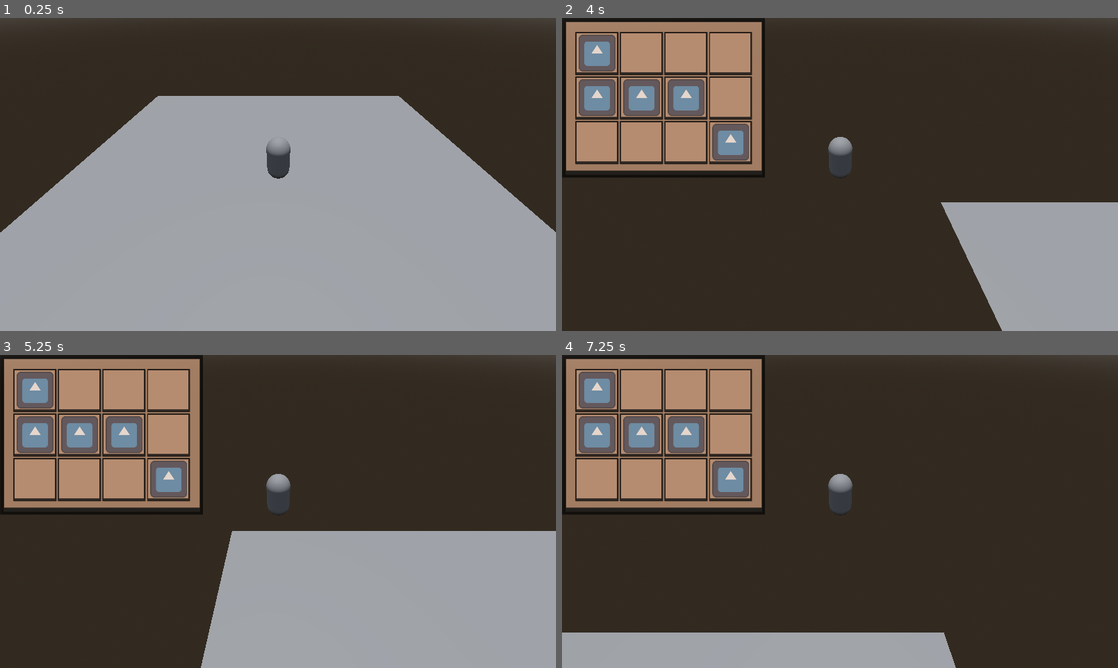
Above: before the commit, frames 1-4 (two rows, left to right).
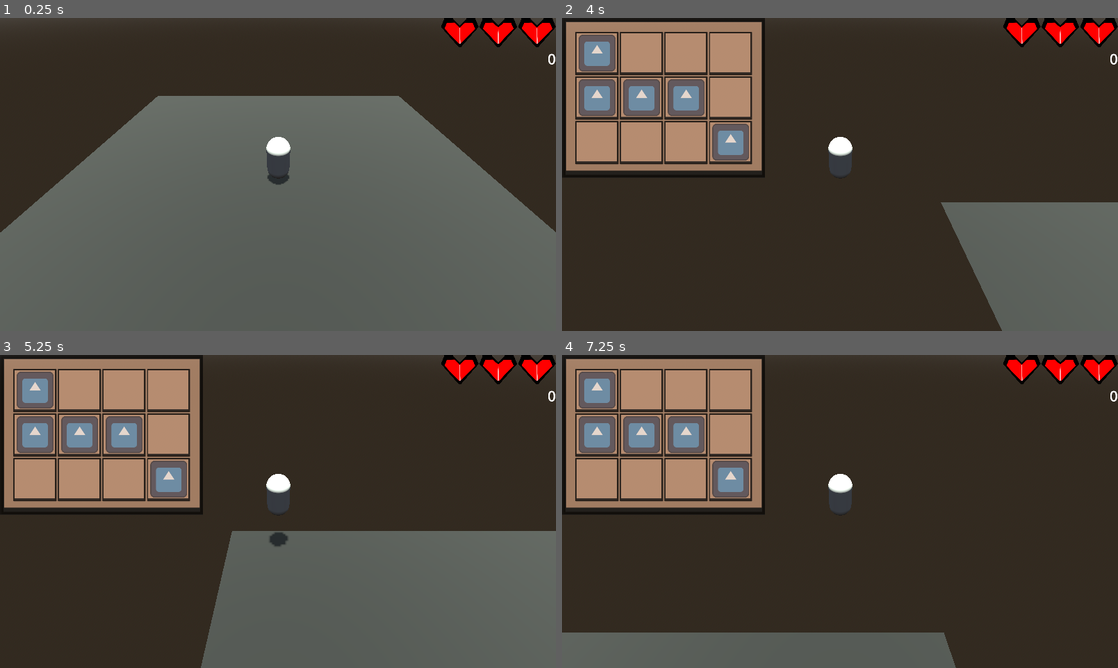
Above: after the commit, the same moments.

Repository: Alexoga9/3D3HJam
Game: Godot game, scene res://Nodes/Piso.tscn
The game is run twice, just before and just after one commit, with the same random seed, the same clock (stepped at 60 frames per second) and the same inputs. The engine's default icon, where the game draws it, is replaced by a stand-in: a white triangle on a blue panel in a dark square.
Inputs:
- Up to frame 1 (0.25 s): no input
- Up to frame 2 (4 s): hold W (arriba) 0.53-2.03 s; tap Tab (tab) every 0.75 s from 0.6 to 3.6 s; tap Space (salto) at 0.77, 1.52, 3.02, 3.77 s; hold A (izquierda) 2.03-3.53 s; hold S (abajo) from 3.53 s (still down)
- Up to frame 3 (5.25 s): release S (abajo) at 4.28 s; hold D (derecha) 4.28-5.03 s; tap Tab (tab) at 4.35, 5.1 s; tap Space (salto) at 4.52 s; hold W (arriba) from 5.03 s (still down)
- Up to frame 4 (7.25 s): release W (arriba) at 5.78 s; hold D (derecha) from 5.78 s (still down); tap Tab (tab) at 5.85, 6.6 s; tap Space (salto) at 6.02, 6.77 s

The runs differ from the first frame. In frame 1, 64% of the frame differs, in the area x 0-100%, y 0-100%; in frame 2, 12%; in frame 3, 28%; in frame 4, 9.3%.

Commit message:
Game over
Vida, un enemigo.
tambien luces de dia y noche

Diff:
--- /dev/null
+++ b/Assets/Corazon.svg
@@ -0,0 +1,59 @@
+<?xml version="1.0" encoding="UTF-8" standalone="no"?>
+<!-- Created with Inkscape (http://www.inkscape.org/) -->
+
+<svg
+   width="155.10992mm"
+   height="118.65038mm"
+   viewBox="0 0 155.10992 118.65038"
+   version="1.1"
+   id="svg1"
+   xmlns:inkscape="http://www.inkscape.org/namespaces/inkscape"
+   xmlns:sodipodi="http://sodipodi.sourceforge.net/DTD/sodipodi-0.dtd"
+   xmlns="http://www.w3.org/2000/svg"
+   xmlns:svg="http://www.w3.org/2000/svg">
+  <sodipodi:namedview
+     id="namedview1"
+     pagecolor="#ffffff"
+     bordercolor="#000000"
+     borderopacity="0.25"
+     inkscape:showpageshadow="2"
+     inkscape:pageopacity="0.0"
+     inkscape:pagecheckerboard="0"
+     inkscape:deskcolor="#d1d1d1"
+     inkscape:document-units="mm" />
+  <defs
+     id="defs1" />
+  <g
+     inkscape:label="Capa 1"
+     inkscape:groupmode="layer"
+     id="layer1"
+     transform="translate(-26.036942,-24.866781)">
+    <path
+       style="fill:#000000;stroke:#1a1a1a;stroke-width:0.339645;stroke-opacity:0"
+       d="m 103.74447,52.693867 27.37564,-27.319335 36.29578,0.337277 13.53402,33.053024 -73.82194,84.318947 z"
+       id="path1-8" />
+    <path
+       style="fill:#000000;stroke:#1a1a1a;stroke-width:0.339645;stroke-opacity:0"
+       d="M 103.43933,52.356591 76.063698,25.037256 39.767918,25.374533 26.233899,58.427557 100.05583,142.7465 Z"
+       id="path2-9" />
+    <path
+       style="fill:#000000;stroke:#1a1a1a;stroke-width:0.339645;stroke-opacity:0"
+       d="m 103.01394,51.977158 2.19158,2.065813 2.03779,88.914329 -7.305287,-0.29511 z"
+       id="path3-2" />
+    <path
+       style="fill:#ff0000;stroke:#1a1a1a;stroke-width:0.264583;stroke-opacity:0"
+       d="m 103.62536,61.221759 22.33089,-20.323616 29.60724,0.25091 11.03999,24.589067 -60.21813,62.72721 z"
+       id="path1"
+       sodipodi:insensitive="true" />
+    <path
+       style="fill:#ff0000;stroke:#1a1a1a;stroke-width:0.264583;stroke-opacity:0"
+       d="M 103.37645,60.97085 81.045564,40.647234 51.438324,40.898144 40.398337,65.487211 100.61646,128.21442 Z"
+       id="path2"
+       sodipodi:insensitive="true" />
+    <path
+       style="fill:#ffaaaa;stroke:#1a1a1a;stroke-width:0.264583;stroke-opacity:0"
+       d="m 103.02945,60.688579 1.78772,1.536816 1.66227,66.145845 -5.95908,-0.21954 z"
+       id="path3"
+       sodipodi:insensitive="true" />
+  </g>
+</svg>
--- /dev/null
+++ b/Nodes/Comercio/area_comercio.tscn
@@ -0,0 +1,66 @@
+[gd_scene load_steps=4 format=3 uid="uid://cofrf78pdk75a"]
+
+[ext_resource type="Script" path="res://Scripts/Comercio/area_comercio.gd" id="1_a55f1"]
+[ext_resource type="PackedScene" uid="uid://c16y74jvw0a2o" path="res://Nodes/Comercio/casilla_compra.tscn" id="2_v1dxl"]
+
+[sub_resource type="BoxShape3D" id="BoxShape3D_pkpkw"]
+
+[node name="Area_comercio" type="Node3D"]
+script = ExtResource("1_a55f1")
+
+[node name="Area3D" type="Area3D" parent="."]
+
+[node name="CollisionShape3D" type="CollisionShape3D" parent="Area3D"]
+shape = SubResource("BoxShape3D_pkpkw")
+
+[node name="Panel" type="Panel" parent="."]
+anchors_preset = 8
+anchor_left = 0.5
+anchor_top = 0.5
+anchor_right = 0.5
+anchor_bottom = 0.5
+offset_left = -894.0
+offset_top = -503.0
+offset_right = -619.0
+offset_bottom = 382.0
+grow_horizontal = 2
+grow_vertical = 2
+
+[node name="GridContainer" type="GridContainer" parent="Panel"]
+layout_mode = 1
+anchors_preset = 15
+anchor_right = 1.0
+anchor_bottom = 1.0
+grow_horizontal = 2
+grow_vertical = 2
+columns = 2
+
+[node name="Casilla_compra" parent="Panel/GridContainer" instance=ExtResource("2_v1dxl")]
+layout_mode = 2
+precio = 1
+
+[node name="Casilla_compra2" parent="Panel/GridContainer" instance=ExtResource("2_v1dxl")]
+layout_mode = 2
+precio = 20
+
+[node name="Casilla_compra3" parent="Panel/GridContainer" instance=ExtResource("2_v1dxl")]
+layout_mode = 2
+
+[node name="Casilla_compra4" parent="Panel/GridContainer" instance=ExtResource("2_v1dxl")]
+layout_mode = 2
+precio = 100
+
+[node name="Casilla_compra5" parent="Panel/GridContainer" instance=ExtResource("2_v1dxl")]
+layout_mode = 2
+
+[node name="Casilla_compra6" parent="Panel/GridContainer" instance=ExtResource("2_v1dxl")]
+layout_mode = 2
+
+[node name="Casilla_compra7" parent="Panel/GridContainer" instance=ExtResource("2_v1dxl")]
+layout_mode = 2
+
+[node name="Casilla_compra8" parent="Panel/GridContainer" instance=ExtResource("2_v1dxl")]
+layout_mode = 2
+
+[connection signal="body_entered" from="Area3D" to="." method="_al_personaje_entrar"]
+[connection signal="body_exited" from="Area3D" to="." method="_al_personaje_salir"]
--- /dev/null
+++ b/Nodes/Comercio/casilla_compra.tscn
@@ -0,0 +1,47 @@
+[gd_scene load_steps=3 format=3 uid="uid://c16y74jvw0a2o"]
+
+[ext_resource type="Texture2D" uid="uid://cy3qem3aahpkn" path="res://Assets/icon.svg" id="1_n32gm"]
+[ext_resource type="Script" path="res://Scripts/Comercio/casilla_compra.gd" id="1_y5oun"]
+
+[node name="Casilla_compra" type="Panel"]
+custom_minimum_size = Vector2(130, 130)
+script = ExtResource("1_y5oun")
+
+[node name="ColorRect" type="TextureRect" parent="."]
+layout_mode = 0
+offset_right = 40.0
+offset_bottom = 40.0
+texture = ExtResource("1_n32gm")
+
+[node name="Label" type="Label" parent="ColorRect"]
+layout_mode = 1
+anchors_preset = 3
+anchor_left = 1.0
+anchor_top = 1.0
+anchor_right = 1.0
+anchor_bottom = 1.0
+offset_left = -72.0
+offset_top = -49.0
+offset_right = -4.0
+offset_bottom = 6.0
+grow_horizontal = 0
+grow_vertical = 0
+theme_override_colors/font_color = Color(1, 1, 1, 1)
+theme_override_colors/font_shadow_color = Color(0, 0, 0, 1)
+theme_override_font_sizes/font_size = 40
+text = "88"
+horizontal_alignment = 2
+vertical_alignment = 2
+
+[node name="Button" type="Button" parent="ColorRect"]
+modulate = Color(1, 1, 1, 0.529412)
+layout_mode = 1
+anchors_preset = 15
+anchor_right = 1.0
+anchor_bottom = 1.0
+offset_right = 8.0
+offset_bottom = 8.0
+grow_horizontal = 2
+grow_vertical = 2
+
+[connection signal="pressed" from="ColorRect/Button" to="." method="_al_comprar"]
--- /dev/null
+++ b/Nodes/Enemigos/enemigo.tscn
@@ -0,0 +1,19 @@
+[gd_scene load_steps=4 format=3 uid="uid://5fj2dt3wclcw"]
+
+[ext_resource type="Script" path="res://Scripts/enemigo/enemigo.gd" id="1_qp40m"]
+
+[sub_resource type="BoxShape3D" id="BoxShape3D_knq2w"]
+
+[sub_resource type="SphereMesh" id="SphereMesh_e37si"]
+
+[node name="Enemigo" type="Area3D" groups=["Enemigo"]]
+script = ExtResource("1_qp40m")
+
+[node name="CollisionShape3D" type="CollisionShape3D" parent="."]
+shape = SubResource("BoxShape3D_knq2w")
+
+[node name="MeshInstance3D" type="MeshInstance3D" parent="."]
+transform = Transform3D(0.999991, -0.0035196, 0.00219567, 0.00352381, 0.999992, -0.00192007, -0.00218891, 0.00192777, 0.999996, 0, 0, 0)
+mesh = SubResource("SphereMesh_e37si")
+
+[connection signal="body_entered" from="." to="." method="jugador_entra"]
--- a/Nodes/Piso.tscn
+++ b/Nodes/Piso.tscn
@@ -1,27 +1,20 @@
-[gd_scene load_steps=7 format=3 uid="uid://cb2wsulfok1xm"]
+[gd_scene load_steps=9 format=3 uid="uid://cb2wsulfok1xm"]
 
 [ext_resource type="PackedScene" uid="uid://ratdr4d362uo" path="res://Nodes/personaje.tscn" id="1_t3ne5"]
-
-[sub_resource type="ProceduralSkyMaterial" id="ProceduralSkyMaterial_hxceo"]
-
-[sub_resource type="Sky" id="Sky_0knss"]
-sky_material = SubResource("ProceduralSkyMaterial_hxceo")
-
-[sub_resource type="Environment" id="Environment_j50bh"]
-background_mode = 2
-sky = SubResource("Sky_0knss")
+[ext_resource type="PackedScene" uid="uid://dr1gtr3h7x1pm" path="res://Nodes/UI/ui.tscn" id="2_haoof"]
+[ext_resource type="PackedScene" uid="uid://cofrf78pdk75a" path="res://Nodes/Comercio/area_comercio.tscn" id="2_snnwc"]
+[ext_resource type="PackedScene" uid="uid://by6tlkbm2ld8s" path="res://Nodes/Sistemas/ciclo_dia_noche.tscn" id="3_4tok7"]
+[ext_resource type="PackedScene" uid="uid://5fj2dt3wclcw" path="res://Nodes/Enemigos/enemigo.tscn" id="5_k5p68"]
 
 [sub_resource type="WorldBoundaryShape3D" id="WorldBoundaryShape3D_yplxu"]
 
+[sub_resource type="StandardMaterial3D" id="StandardMaterial3D_ky2p0"]
+albedo_color = Color(0, 0, 0, 1)
+
 [sub_resource type="PlaneMesh" id="PlaneMesh_hh0gt"]
+material = SubResource("StandardMaterial3D_ky2p0")
 
 [node name="3D main" type="Node3D"]
-
-[node name="DirectionalLight3D" type="DirectionalLight3D" parent="."]
-transform = Transform3D(1, 0, 0, 0, -0.017208, 0.999852, 0, -0.999852, -0.017208, 0, 14.6363, 0)
-
-[node name="WorldEnvironment" type="WorldEnvironment" parent="."]
-environment = SubResource("Environment_j50bh")
 
 [node name="CanvasLayer" type="CanvasLayer" parent="."]
 
@@ -30,6 +23,8 @@
 transform = Transform3D(1, 0, 0, 0, 1, 0, 0, 0, 1, 0, 1.3356, 0)
 velocidad_de_movimiento = 10
 velocidad_salto = 6
+
+[node name="UI" parent="Personaje" instance=ExtResource("2_haoof")]
 
 [node name="StaticBody3D" type="StaticBody3D" parent="."]
 
@@ -40,3 +35,12 @@
 transform = Transform3D(10.0363, 0, 0, 0, 1.00363, 0, 0, 0, 10.0363, 0, 0, 0)
 mesh = SubResource("PlaneMesh_hh0gt")
 skeleton = NodePath("../..")
+
+[node name="Area_comercio" parent="." instance=ExtResource("2_snnwc")]
+transform = Transform3D(18.6222, 0, 0, 0, 1.31754, 0, 0, 0, 1.41548, 0, 0.694029, -9.26459)
+
+[node name="CicloDiaNoche" parent="." instance=ExtResource("3_4tok7")]
+transform = Transform3D(1, 0, 0, 0, 1, 0, 0, 0, 1, 0, 36.8133, 0)
+
+[node name="Enemigo" parent="." instance=ExtResource("5_k5p68")]
+transform = Transform3D(1, 0, 0, 0, 1, 0, 0, 0, 1, -9.56829, 1.24155, 0)
--- a/Nodes/Sistemas/ciclo_dia_noche.tscn
+++ b/Nodes/Sistemas/ciclo_dia_noche.tscn
@@ -1,11 +1,40 @@
-[gd_scene load_steps=2 format=3 uid="uid://by6tlkbm2ld8s"]
+[gd_scene load_steps=5 format=3 uid="uid://by6tlkbm2ld8s"]
 
 [ext_resource type="Script" path="res://Scripts/Sistemas/ciclo_dia_noche.gd" id="1_wt0rt"]
+
+[sub_resource type="ProceduralSkyMaterial" id="ProceduralSkyMaterial_gi7o8"]
+
+[sub_resource type="Sky" id="Sky_0knss"]
+sky_material = SubResource("ProceduralSkyMaterial_gi7o8")
+
+[sub_resource type="Environment" id="Environment_i7ns2"]
+background_mode = 2
+sky = SubResource("Sky_0knss")
+adjustment_contrast = 1.35
+adjustment_saturation = 0.01
 
 [node name="CicloDiaNoche" type="Node3D"]
 script = ExtResource("1_wt0rt")
 
 [node name="Timer" type="Timer" parent="."]
-wait_time = 10.0
+wait_time = 180.0
+autostart = true
+
+[node name="Dia" type="DirectionalLight3D" parent="."]
+transform = Transform3D(1, 0, 0, 0, 1.19249e-08, 1, 0, -1, 1.19249e-08, 0, 0, 0)
+light_color = Color(1, 1, 0.886275, 1)
+light_energy = 3.0
+light_indirect_energy = 0.0
+light_volumetric_fog_energy = 16.0
+shadow_enabled = true
+
+[node name="Noche" type="DirectionalLight3D" parent="."]
+transform = Transform3D(1, 0, 0, 0, 1.19249e-08, 1, 0, -1, 1.19249e-08, 0, 0, 0)
+light_color = Color(0.905882, 0.996078, 1, 1)
+light_energy = 2.0
+sky_mode = 1
+
+[node name="WorldEnvironment" type="WorldEnvironment" parent="."]
+environment = SubResource("Environment_i7ns2")
 
 [connection signal="timeout" from="Timer" to="." method="_ciclo_dia_noche"]
--- /dev/null
+++ b/Nodes/UI/ui.tscn
@@ -0,0 +1,96 @@
+[gd_scene load_steps=3 format=3 uid="uid://dr1gtr3h7x1pm"]
+
+[ext_resource type="Texture2D" uid="uid://du263rxq82bwa" path="res://Assets/Corazon.svg" id="1_4u3ac"]
+[ext_resource type="Script" path="res://Scripts/UI/ui.gd" id="1_nolks"]
+
+[node name="UI" type="Control"]
+layout_mode = 3
+anchors_preset = 15
+anchor_right = 1.0
+anchor_bottom = 1.0
+grow_horizontal = 2
+grow_vertical = 2
+script = ExtResource("1_nolks")
+
+[node name="CanvasLayer" type="CanvasLayer" parent="."]
+
+[node name="HBoxContainer" type="HBoxContainer" parent="."]
+custom_minimum_size = Vector2(150, 150)
+layout_mode = 1
+anchors_preset = 1
+anchor_left = 1.0
+anchor_right = 1.0
+offset_left = -596.0
+offset_bottom = 173.0
+grow_horizontal = 0
+
+[node name="VBoxContainer2" type="VBoxContainer" parent="HBoxContainer"]
+layout_mode = 2
+size_flags_horizontal = 10
+alignment = 2
+
+[node name="VBoxContainer" type="HBoxContainer" parent="HBoxContainer/VBoxContainer2"]
+custom_minimum_size = Vector2(100, 100)
+layout_mode = 2
+alignment = 2
+
+[node name="Corazon1" type="TextureRect" parent="HBoxContainer/VBoxContainer2/VBoxContainer"]
+unique_name_in_owner = true
+custom_minimum_size = Vector2(100, 100)
+layout_mode = 2
+texture = ExtResource("1_4u3ac")
+expand_mode = 3
+
+[node name="Corazon2" type="TextureRect" parent="HBoxContainer/VBoxContainer2/VBoxContainer"]
+unique_name_in_owner = true
+custom_minimum_size = Vector2(100, 100)
+layout_mode = 2
+size_flags_horizontal = 4
+texture = ExtResource("1_4u3ac")
+expand_mode = 3
+
+[node name="Corazon3" type="TextureRect" parent="HBoxContainer/VBoxContainer2/VBoxContainer"]
+unique_name_in_owner = true
+custom_minimum_size = Vector2(100, 100)
+layout_mode = 2
+size_flags_horizontal = 4
+texture = ExtResource("1_4u3ac")
+expand_mode = 3
+
+[node name="Coins" type="Label" parent="HBoxContainer/VBoxContainer2"]
+unique_name_in_owner = true
+layout_mode = 2
+theme_override_font_sizes/font_size = 50
+text = "Coins:"
+horizontal_alignment = 2
+
+[node name="ColorRect" type="ColorRect" parent="."]
+unique_name_in_owner = true
+visible = false
+layout_mode = 1
+anchors_preset = 15
+anchor_right = 1.0
+anchor_bottom = 1.0
+grow_horizontal = 2
+grow_vertical = 2
+color = Color(0.259294, 0.259294, 0.259294, 1)
+
+[node name="Game Over" type="Label" parent="."]
+unique_name_in_owner = true
+visible = false
+layout_mode = 1
+anchors_preset = 8
+anchor_left = 0.5
+anchor_top = 0.5
+anchor_right = 0.5
+anchor_bottom = 0.5
+offset_left = -543.0
+offset_top = -136.5
+offset_right = 543.0
+offset_bottom = 136.5
+grow_horizontal = 2
+grow_vertical = 2
+theme_override_colors/font_shadow_color = Color(0, 0, 0, 1)
+theme_override_colors/font_outline_color = Color(0, 0, 0, 1)
+theme_override_font_sizes/font_size = 200
+text = "Game Over"
--- a/Nodes/personaje.tscn
+++ b/Nodes/personaje.tscn
@@ -9,10 +9,11 @@
 
 [sub_resource type="CapsuleShape3D" id="CapsuleShape3D_1me18"]
 
-[node name="Personaje" type="CharacterBody3D"]
+[node name="Personaje" type="CharacterBody3D" groups=["Jugador"]]
 script = ExtResource("1_dkyx7")
 velocidad_de_movimiento = 20
 velocidad_salto = 20
+vida = 3
 inventario = ExtResource("2_mfikh")
 
 [node name="MeshInstance3D" type="MeshInstance3D" parent="."]
--- /dev/null
+++ b/Scripts/Comercio/area_comercio.gd
@@ -0,0 +1,14 @@
+extends Node3D
+
+@onready var panel = $Panel
+
+func _ready():
+	panel.hide()
+
+
+func _al_personaje_entrar(body):
+	panel.show()
+
+
+func _al_personaje_salir(body):
+	panel.hide()
--- /dev/null
+++ b/Scripts/Comercio/casilla_compra.gd
@@ -0,0 +1,15 @@
+extends Panel
+
+@export var precio: int
+@onready var label = $ColorRect/Label
+
+
+# Called when the node enters the scene tree for the first time.
+func _ready():
+	label.text = str(precio)
+
+
+
+func _al_comprar():
+	if Global.dinero >= precio:
+		Global.dinero = Global.dinero - precio
--- a/Scripts/Sistemas/ciclo_dia_noche.gd
+++ b/Scripts/Sistemas/ciclo_dia_noche.gd
@@ -1,7 +1,10 @@
 extends Node3D
 
-@export var ciclo_diurno = WorldEnvironment
-# Called when the node enters the scene tree for the first time.
+@onready var dia = $Dia
+@onready var noche = $Noche
+@onready var world_environment = $WorldEnvironment
+var de_dia = true
+
 func _ready():
 	pass # Replace with function body.
 
@@ -13,4 +16,9 @@
 
 
 func _ciclo_dia_noche():
-	pass # Replace with function body.
+	print (de_dia)
+	de_dia =!de_dia
+	if de_dia:
+		dia.show()
+	else:
+		dia.hide()
--- a/Scripts/Sistemas/global.gd
+++ b/Scripts/Sistemas/global.gd
@@ -2,6 +2,7 @@
 
 var dinero: int
 var velocidad_movimiento: int
+var vida = 3
 
 var axis : Vector2
 
--- /dev/null
+++ b/Scripts/UI/ui.gd
@@ -0,0 +1,50 @@
+extends Control
+
+@onready var corazon_1 = %Corazon1
+@onready var corazon_2 = %Corazon2
+@onready var corazon_3 = %Corazon3
+@onready var coins = %Coins
+@onready var game_over = %"Game Over"
+@onready var timer = %Timer
+@onready var color_rect = %ColorRect
+
+
+var monedas: int
+# Called when the node enters the scene tree for the first time.
+func _ready():
+	game_over.hide()
+	color_rect.hide()
+
+
+# Called every frame. 'delta' is the elapsed time since the previous frame.
+func _process(delta):
+	monedas = Global.dinero
+	coins.text = str(monedas)
+
+	if Global.vida == 3:
+		corazon_1.show()
+		corazon_2.show()
+		corazon_3.show()
+
+	if Global.vida == 2:
+		corazon_1.show()
+		corazon_2.show()
+		corazon_3.hide()
+
+	if Global.vida == 1:
+		corazon_1.show()
+		corazon_2.hide()
+		corazon_3.hide()
+
+	if Global.vida == 0:
+		corazon_1.hide()
+		corazon_2.hide()
+		corazon_3.hide()
+		game_over.show()
+		color_rect.show()
+		get_tree().change_scene_to_file("res://Nodes/UI/menu_principal.tscn")
+
+
+
+func _on_timer_timeout():
+	pass
--- /dev/null
+++ b/Scripts/enemigo/enemigo.gd
@@ -0,0 +1,15 @@
+extends Area3D
+
+
+# Called when the node enters the scene tree for the first time.
+func _ready():
+	pass # Replace with function body.
+
+
+# Called every frame. 'delta' is the elapsed time since the previous frame.
+func _process(delta):
+	pass
+
+
+func jugador_entra(body):
+	Global.vida -= 1
--- a/Scripts/personaje.gd
+++ b/Scripts/personaje.gd
@@ -1,8 +1,8 @@
 extends CharacterBody3D
-
 
 @export var velocidad_de_movimiento: int
 @export var velocidad_salto: int
+@export var vida : int
 
 @export var inventario : Inventario
 
--- a/project.godot
+++ b/project.godot
@@ -23,6 +23,7 @@
 
 window/size/viewport_width=1920
 window/size/viewport_height=1080
+window/size/mode=2
 window/stretch/mode="viewport"
 window/stretch/aspect="keep_width"
 
@@ -38,6 +39,11 @@
 "res://Recursos/": "yellow",
 "res://Scripts/": "gray"
 }
+
+[global_group]
+
+Jugador="El jugador :v"
+Enemigo="Los enemigos D:"
 
 [input]
 
Not shown, added: Assets/Corazon.svg.import
